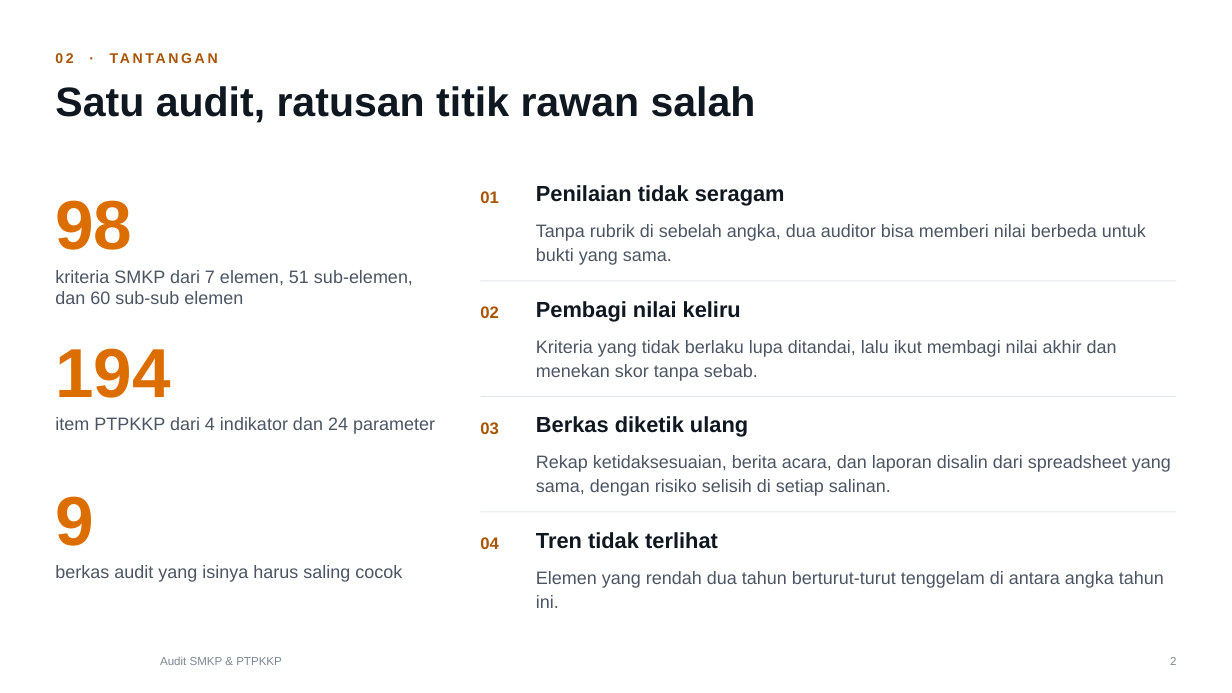
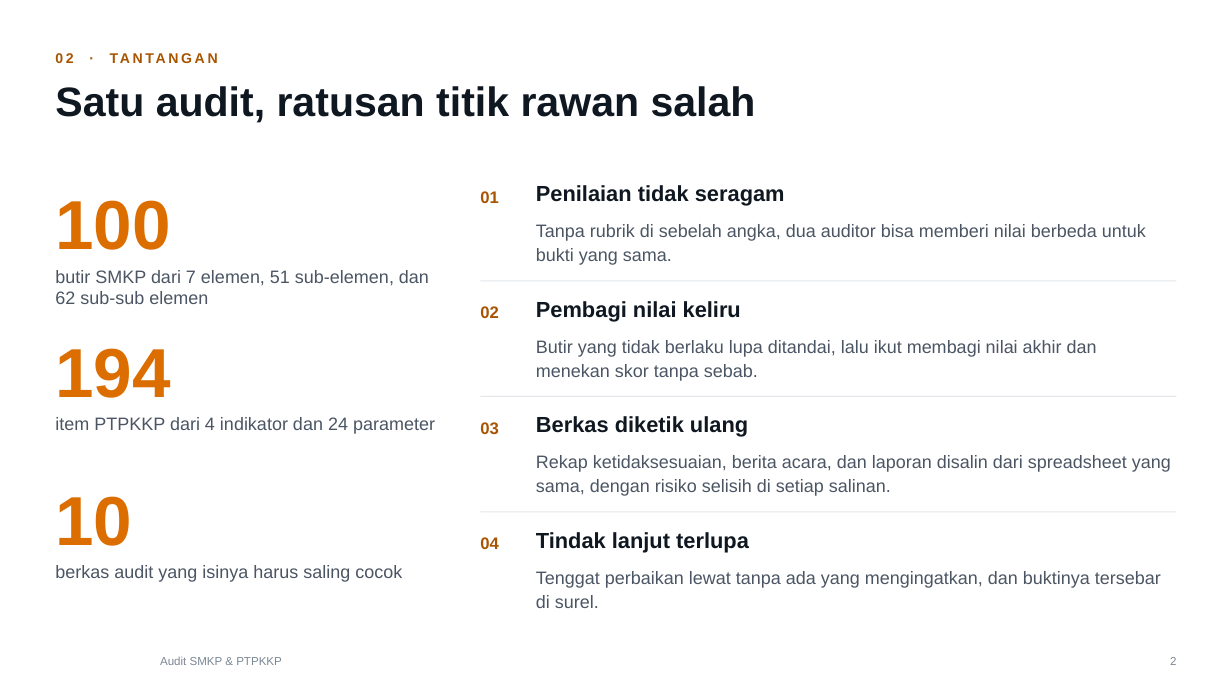
Before and after one commit to ozuby24/EQOHSEE, a slide deck: slide 2 of docs/jual/smkp/Promosi-Audit-SMKP-PTPKKP-EQOHSEE.pptx. Drawn at 1232x693 pixels with LibreOffice and Linux fonts; fonts in the diff are those of the drawing; background and template pictures are left out. Boxes give left, top, right and bottom in pixels: in the first picture for what was removed or moved away, otherwise in the second. Text is boxed around its words. In the diff, an @@ line names an element or a change of style, - is before the commit and + after.

```diff
--- a/docs/jual/smkp/Promosi-Audit-SMKP-PTPKKP-EQOHSEE.pptx
+++ b/docs/jual/smkp/Promosi-Audit-SMKP-PTPKKP-EQOHSEE.pptx
@@ text at (55, 200, 171, 250): text changed @@
-98
+100
@@ text at (55, 270, 429, 304): text changed @@
-kriteria SMKP dari 7 elemen, 51 sub-elemen, dan 60 sub-sub elemen
+butir SMKP dari 7 elemen, 51 sub-elemen, dan 62 sub-sub elemen
@@ text at (536, 340, 1097, 381): text changed @@
-Kriteria yang tidak berlaku lupa ditandai, lalu ikut membagi nilai akhir dan menekan skor tanpa sebab.
+Butir yang tidak berlaku lupa ditandai, lalu ikut membagi nilai akhir dan menekan skor tanpa sebab.
@@ text at (55, 496, 132, 546): text changed @@
-9
+10
@@ text at (536, 532, 749, 553): text changed @@
-Tren tidak terlihat
+Tindak lanjut terlupa
@@ text at (536, 571, 1161, 608): text changed @@
-Elemen yang rendah dua tahun berturut-turut tenggelam di antara angka tahun ini.
+Tenggat perbaikan lewat tanpa ada yang mengingatkan, dan buktinya tersebar di surel.
```
Also in this commit, not shown: 12 other slides changed, 1 slide added, 1 slide removed, 2 other files.
